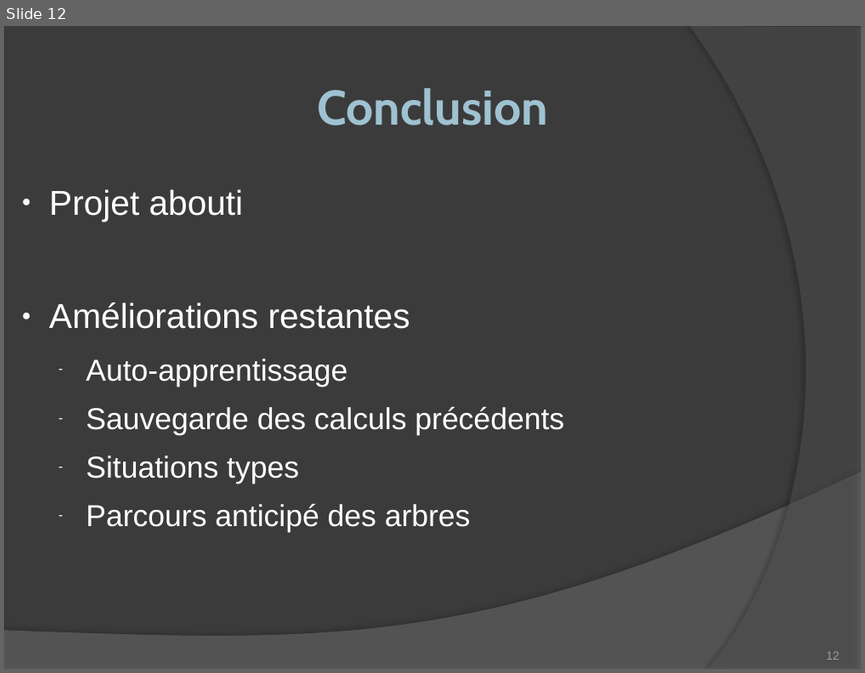
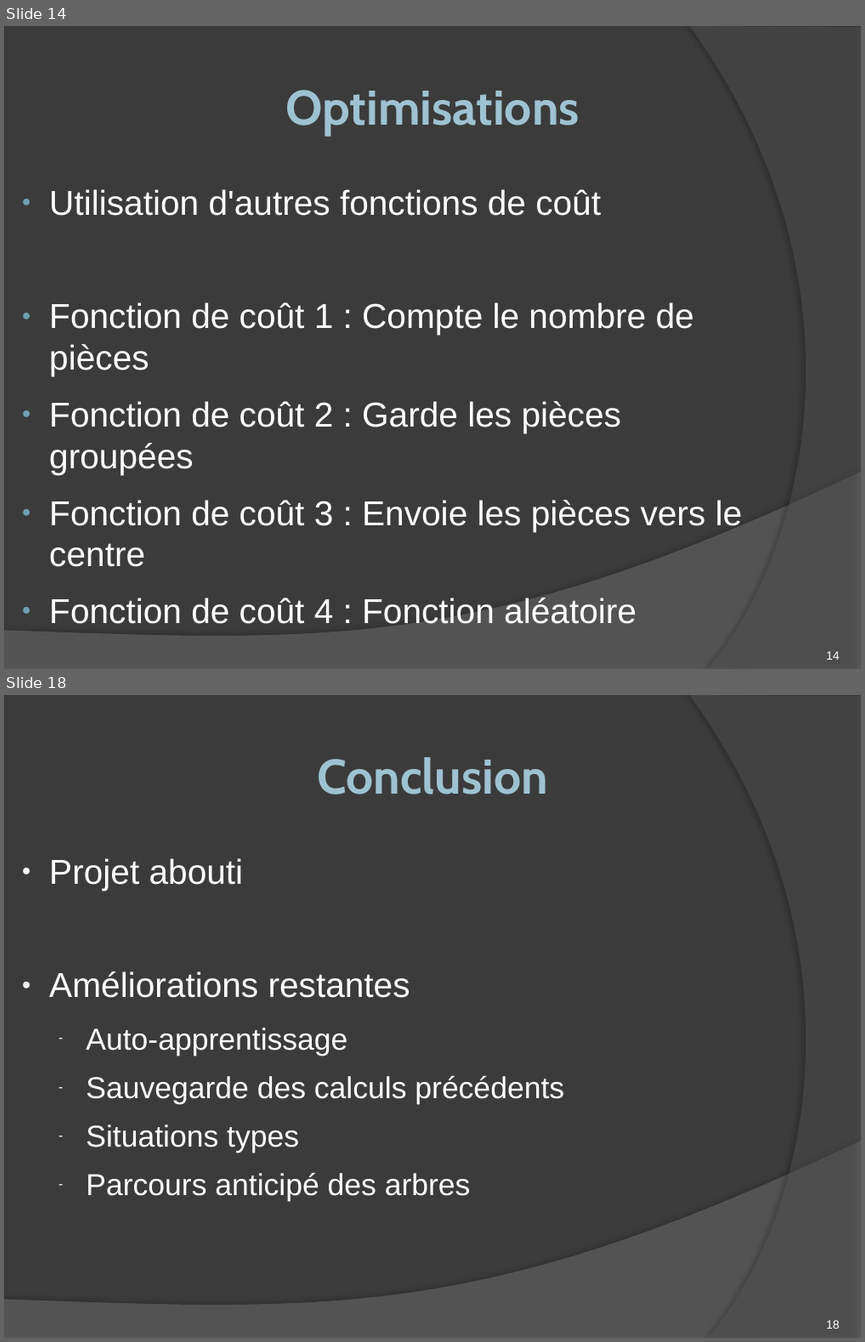
Before and after one commit to romaincarlsen/EtudesPratiques, a slide deck: Diapo Soutenance.pptx. Shown one above the other, each under a label of ours: slide 12 before the commit, slides 14 and 18 after it; the slides between them are not shown. The pictures are 865x673 and 865x1342 pixels, drawn with LibreOffice and Linux fonts; fonts in the diff are those of the drawing. Boxes give left, top, right and bottom in pixels: in the first picture for what was removed or moved away, otherwise in the second. Text is boxed around its words. In the diff, an @@ line names an element or a change of style, - is before the commit and + after.

```diff
--- a/Diapo Soutenance.pptx
+++ b/Diapo Soutenance.pptx
@@ slide 14 added at [4, 26, 861, 669], background #3B3B3B; not listed: 2 template elements that a slide beside it also shows @@
@@ text added at [285, 90, 579, 135], 45 pt, text gradient #9FC3D1 to #8BB9CA, bold @@
+Optimisations
@@ text added at [49, 189, 743, 624], 32 pt, text #FFFFFF @@
+● Utilisation d'autres fonctions de coût
+● Fonction de coût 1 : Compte le nombre de pièces
+● Fonction de coût 2 : Garde les pièces groupées
+● Fonction de coût 3 : Envoie les pièces vers le centre
+● Fonction de coût 4 : Fonction aléatoire
@@ page number added at [826, 651, 840, 659], 11 pt, text #FFFFFF @@
+14
@@ what was slide 12 is now slide 18 @@
@@ page number at [826, 1320, 840, 1328]: text changed; text colour #9D9B9A to #FFFFFF @@
-12
+18
```
Also in this commit, not shown: 5 slides changed, 7 other slides added, 2 slides removed.
